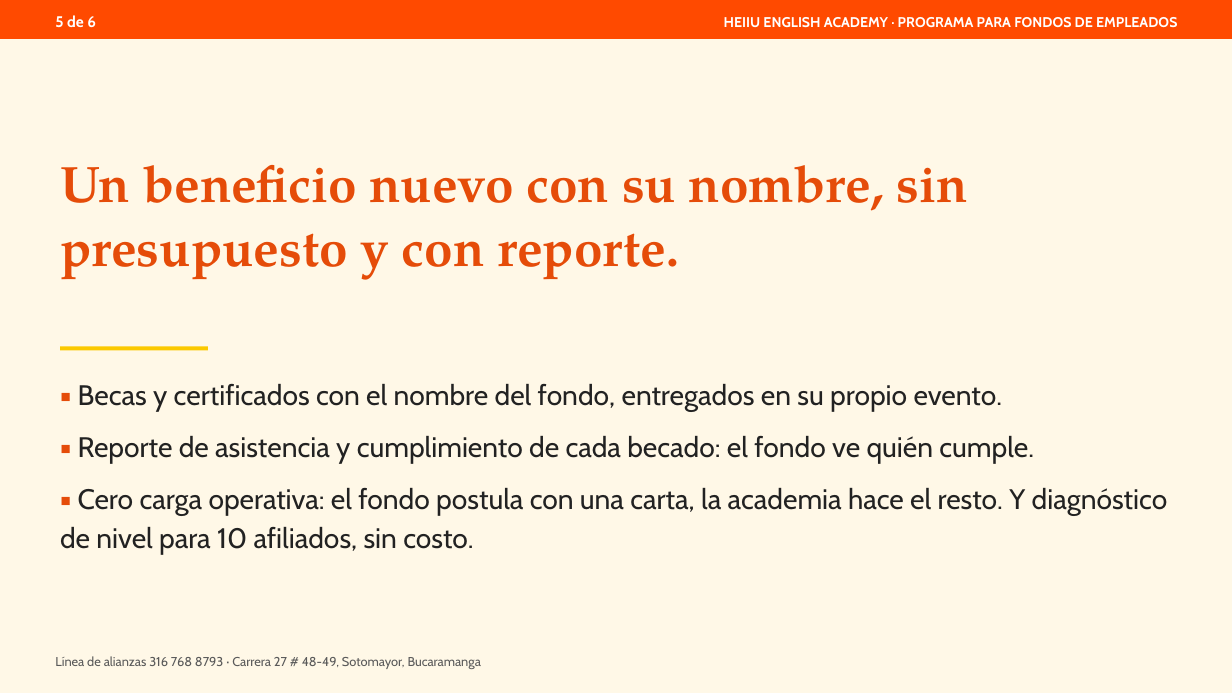
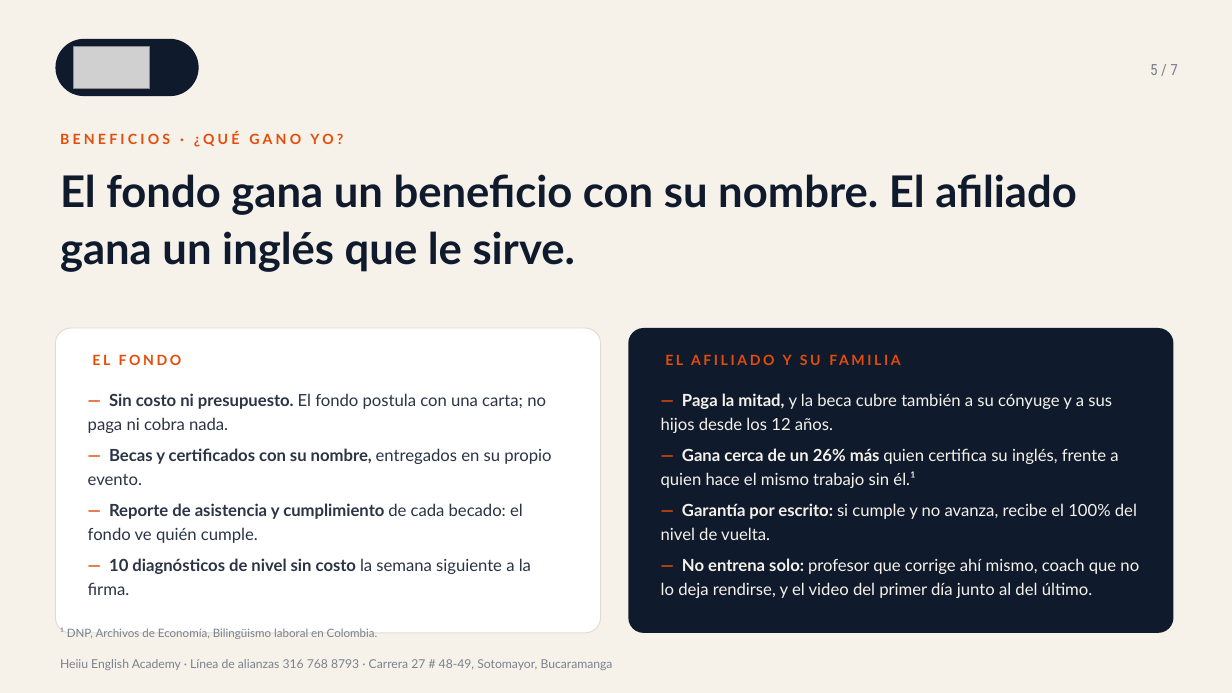
Before and after one commit to gomezrdiana/Plan-academico, a slide deck: slide 5 of recursos/comercial/B2B/PRESENTACION_FONDOS_EMPLEADOS_HEIIU.pptx. Drawn at 1232x693 pixels with LibreOffice and Linux fonts; fonts in the diff are those of the drawing; grey boxes stand for pictures. Boxes give left, top, right and bottom in pixels: in the first picture for what was removed or moved away, otherwise in the second. Text is boxed around its words. In the diff, an @@ line names an element or a change of style, - is before the commit and + after.

```diff
--- a/recursos/comercial/B2B/PRESENTACION_FONDOS_EMPLEADOS_HEIIU.pptx
+++ b/recursos/comercial/B2B/PRESENTACION_FONDOS_EMPLEADOS_HEIIU.pptx
@@ rectangle at [0,0,1232,693]: fill #FFF8E7 to #F6F1E9 @@
@@ rectangle removed at [0,0,1232,39] @@
@@ text removed at [55,15,96,27] @@
-5 de 6
@@ text removed at [724,17,1177,28] @@
-HEIIU ENGLISH ACADEMY · PROGRAMA PARA FONDOS DE EMPLEADOS
@@ rounded rectangle added at [55,39,199,96], fill #0F1B2D @@
@@ picture added at [74,46,150,89] @@
@@ text added at [1150,64,1178,75], 12 pt, text #7A828F @@
+5 / 7
@@ text added at [60,131,343,147], 11 pt, text #E54C09, bold @@
+BENEFICIOS · ¿QUÉ GANO YO?
@@ text "El fondo gana un beneficio ..." at [60,174,1077,272]: vertical alignment middle to top @@
@@ text at [60,174,1077,272]: text changed; size 40 to 34 pt; font TeX Gyre Pagella to Lato; text colour #E54C09 to #0F1B2D @@
-Un beneficio nuevo con su nombre, sin presupuesto y con reporte.
+El fondo gana un beneficio con su nombre. El afiliado gana un inglés que le sirve.
@@ rounded rectangle added at [55,328,601,633], fill #FFFFFF, outline #E3DBCF 0.75 pt @@
@@ rounded rectangle added at [628,328,1174,633], fill #0F1B2D @@
@@ rectangle removed at [60,347,208,350] @@
@@ text added at [92,354,182,365], 11 pt, text #E54C09, bold @@
+EL FONDO
@@ text added at [783,354,792,365], 11 pt, text #E54C09, bold @@
+EL AFILIADO Y SU FAMILIA
@@ text at [88,393,551,595]: text changed; size 22 to 13 pt; font Cabin to Lato; text colour #222222 to #2B3445 @@
-▪ Becas y certificados con el nombre del fondo, entregados en su propio evento.
-▪ Reporte de asistencia y cumplimiento de cada becado: el fondo ve quién cumple.
-▪ Cero carga operativa: el fondo postula con una carta, la academia hace el resto. Y diagnóstico de nivel para 10 afiliados, sin costo.
+— Sin costo ni presupuesto. El fondo postula con una carta; no paga ni cobra nada.
+— Becas y certificados con su nombre, entregados en su propio evento.
+— Reporte de asistencia y cumplimiento de cada becado: el fondo ve quién cumple.
+— 10 diagnósticos de nivel sin costo la semana siguiente a la firma.
@@ text added at [661,393,1139,598], 13 pt, text #F6F1E9 @@
+— Paga la mitad, y la beca cubre también a su cónyuge y a sus hijos desde los 12 años.
+— Gana cerca de un 26% más quien certifica su inglés, frente a quien hace el mismo trabajo sin él.¹
+— Garantía por escrito: si cumple y no avanza, recibe el 100% del nivel de vuelta.
+— No entrena solo: profesor que corrige ahí mismo, coach que no lo deja rendirse, y el video del primer día junto al del último.
@@ text added at [60,628,378,639], 9 pt, text #7A828F @@
+¹ DNP, Archivos de Economía, Bilingüismo laboral en Colombia.
@@ text at [60,659,613,670]: text changed; size 10 to 9.5 pt; font Cabin to Lato; text colour #5A5A5A to #7A828F @@
-Línea de alianzas 316 768 8793 · Carrera 27 # 48-49, Sotomayor, Bucaramanga
+Heiiu English Academy · Línea de alianzas 316 768 8793 · Carrera 27 # 48-49, Sotomayor, Bucaramanga
```
Also in this commit, not shown: 3 other slides changed, 3 slides added, 2 slides removed, 2 other files.
